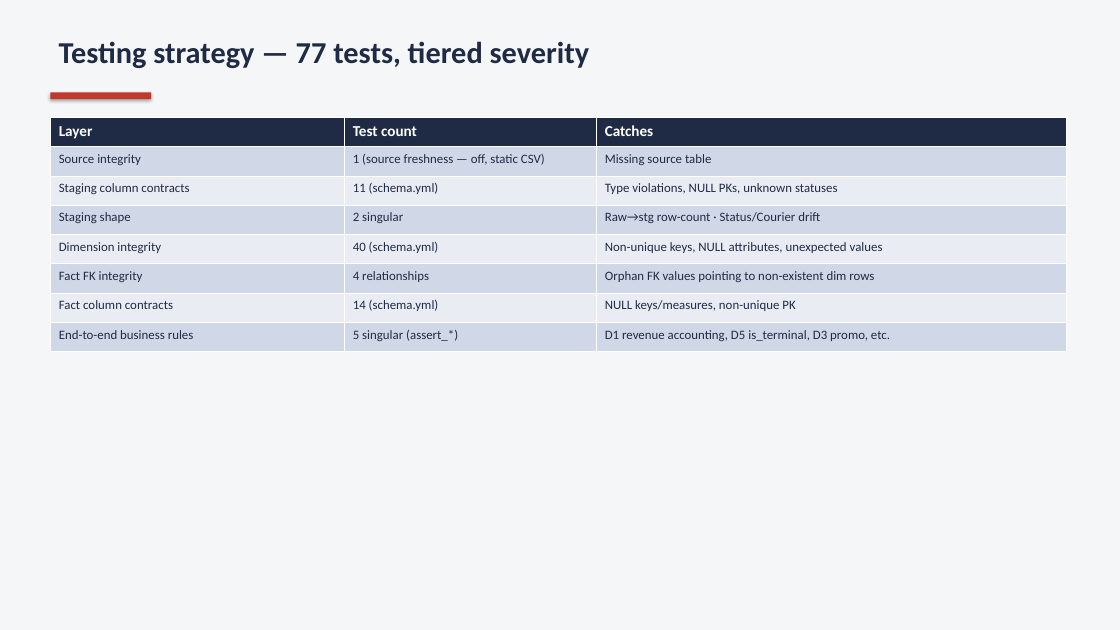
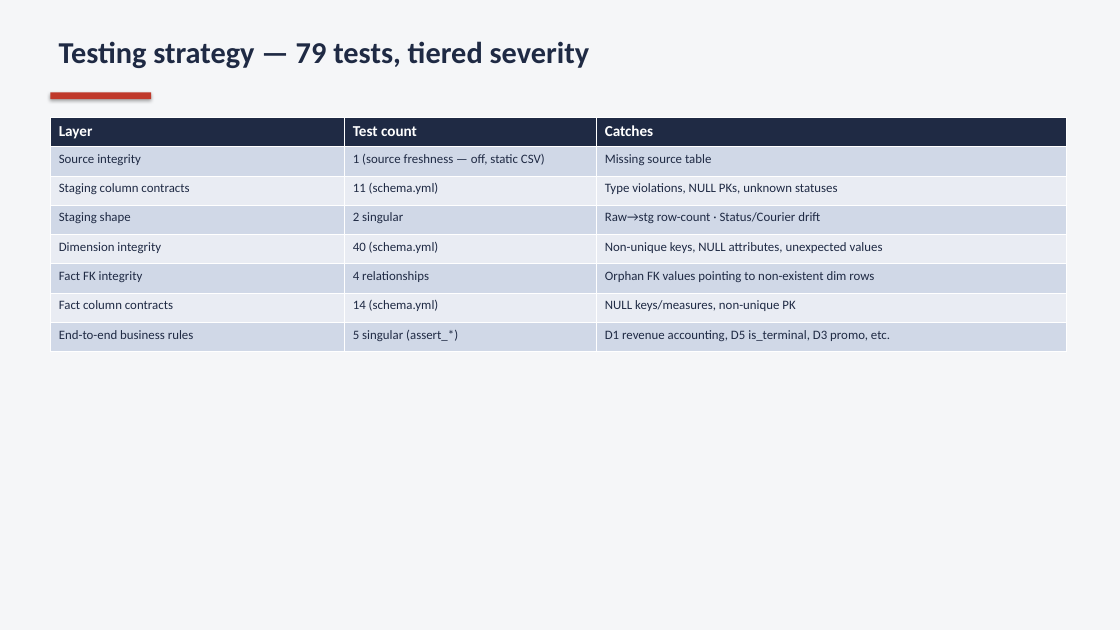
Before and after one commit to elenatasdighi/fashionable-analytics-assessment, a slide deck: slide 18 of presentations/final_deck.pptx. Drawn at 1120x630 pixels with LibreOffice and Linux fonts; fonts in the diff are those of the drawing. Boxes give left, top, right and bottom in pixels: in the first picture for what was removed or moved away, otherwise in the second. Text is boxed around its words. In the diff, an @@ line names an element or a change of style, - is before the commit and + after.

Commit message:
fix: update test count from 71 → 79 across README, docs, and deck

```diff
--- a/presentations/final_deck.pptx
+++ b/presentations/final_deck.pptx
@@ text at bbox=[59, 41, 590, 68]: text changed @@
-Testing strategy — 77 tests, tiered severity
+Testing strategy — 79 tests, tiered severity
```
Also in this commit, not shown: 2 other files.
